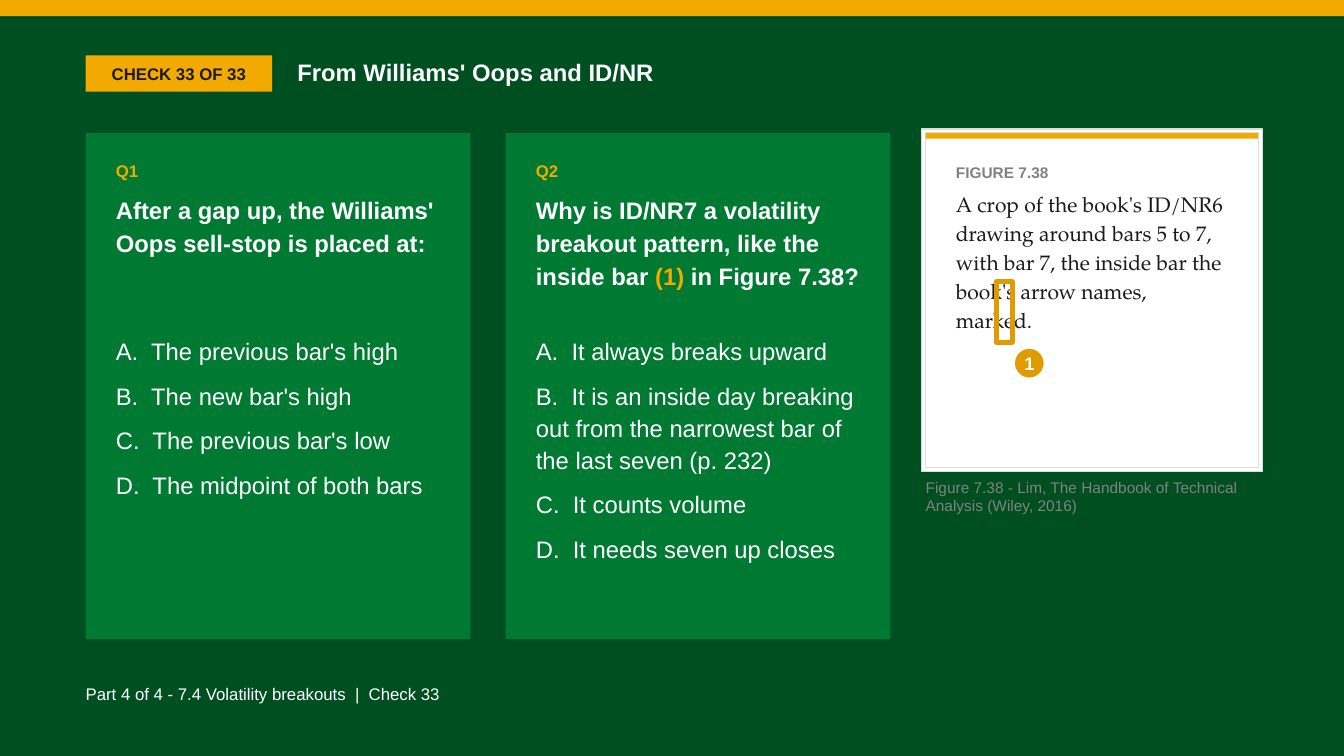
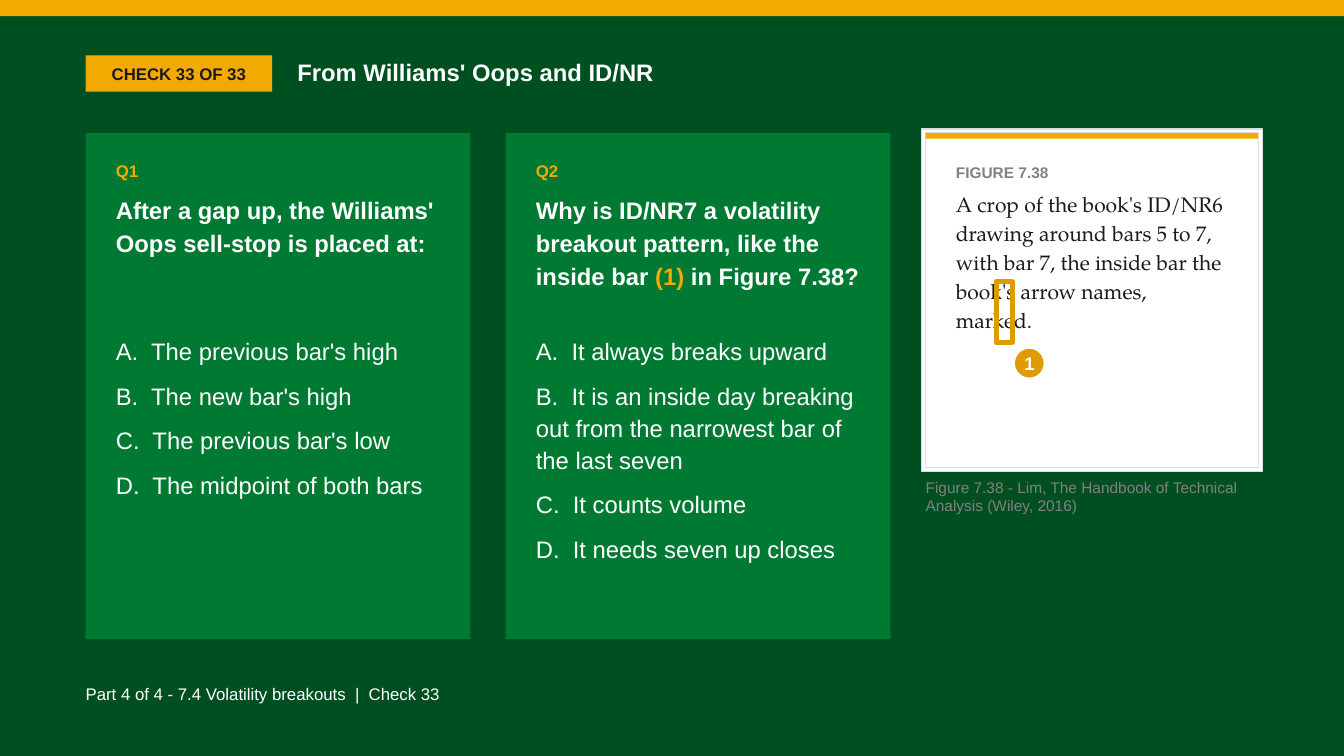
Before and after one commit to benjiesotelo-sudo/Telos_FIN1209, a slide deck: slide 247 of chapter-07/FIN1209-Chapter-07.pptx. Drawn at 1344x756 pixels with LibreOffice and Linux fonts; fonts in the diff are those of the drawing. Boxes give left, top, right and bottom in pixels: in the first picture for what was removed or moved away, otherwise in the second. Text is boxed around its words. In the diff, an @@ line names an element or a change of style, - is before the commit and + after.

```diff
--- a/chapter-07/FIN1209-Chapter-07.pptx
+++ b/chapter-07/FIN1209-Chapter-07.pptx
@@ text at <box>536,387,853,470</box>: text changed @@
-B. It is an inside day breaking out from the narrowest bar of the last seven (p. 232)
+B. It is an inside day breaking out from the narrowest bar of the last seven
```
Also in this commit, not shown: 3 other slides changed, 1 other file.
